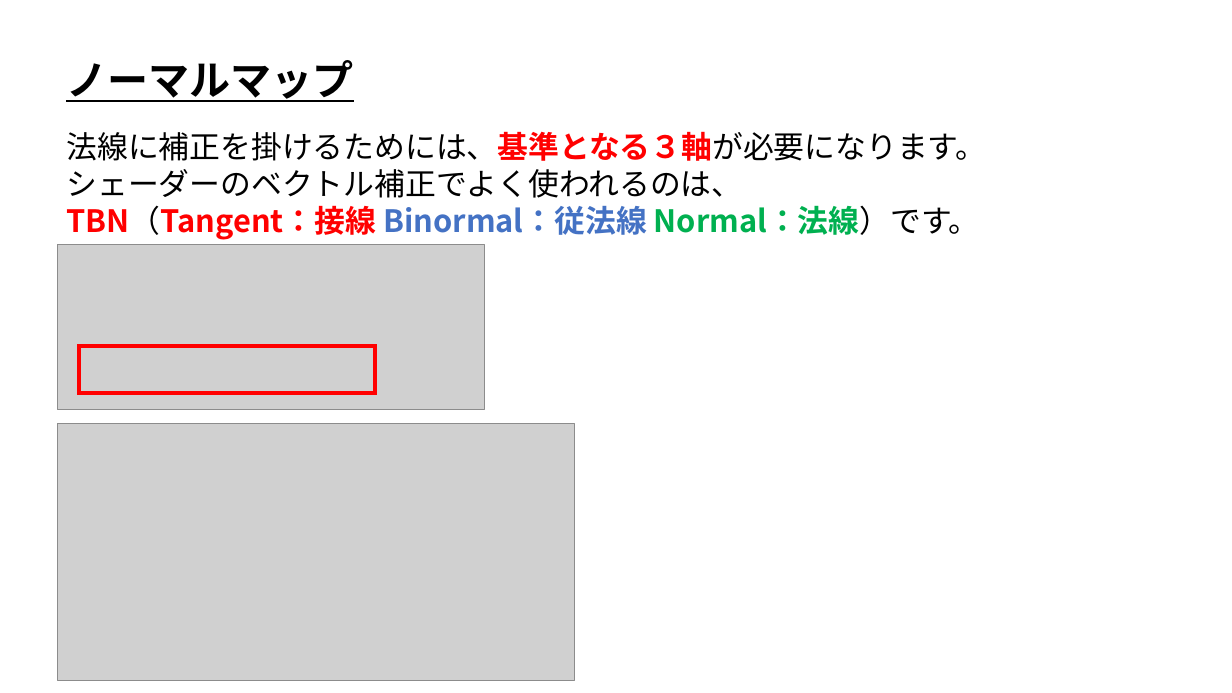
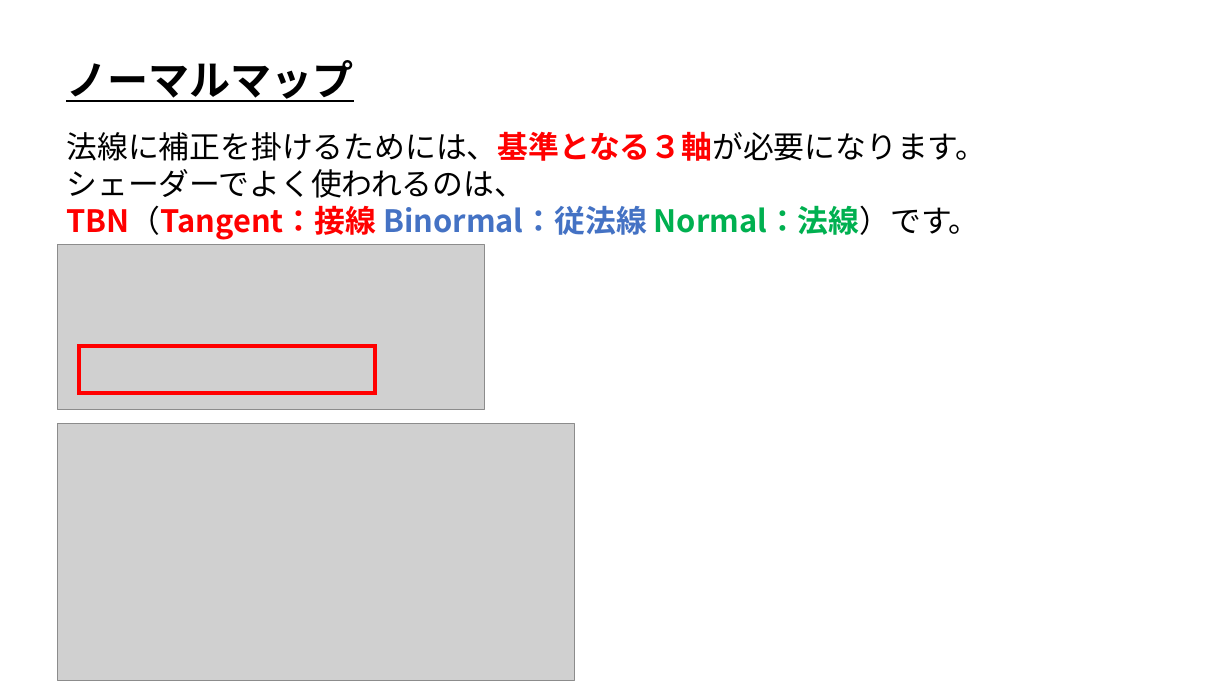
Before and after one commit to ArakiYusuke-Ohara/Textbook, a slide deck: slide 9 of ゲーム科2年/01_後期/ゲームプログラミング応用Ⅰ/05_ノーマルマップ.pptx. Drawn at 1232x693 pixels with LibreOffice and Linux fonts; fonts in the diff are those of the drawing; grey boxes stand for pictures. Boxes give left, top, right and bottom in pixels: in the first picture for what was removed or moved away, otherwise in the second. Text is boxed around its words. In the diff, an @@ line names an element or a change of style, - is before the commit and + after.

```diff
--- a/ゲーム科2年/01_後期/ゲームプログラミング応用Ⅰ/05_ノーマルマップ.pptx
+++ b/ゲーム科2年/01_後期/ゲームプログラミング応用Ⅰ/05_ノーマルマップ.pptx
@@ text at [66,169,525,198]: text changed @@
-シェーダーのベクトル補正でよく使われるのは、
+シェーダーでよく使われるのは、
```
Also in this commit, not shown: 2 other slides changed, 4 other files.
